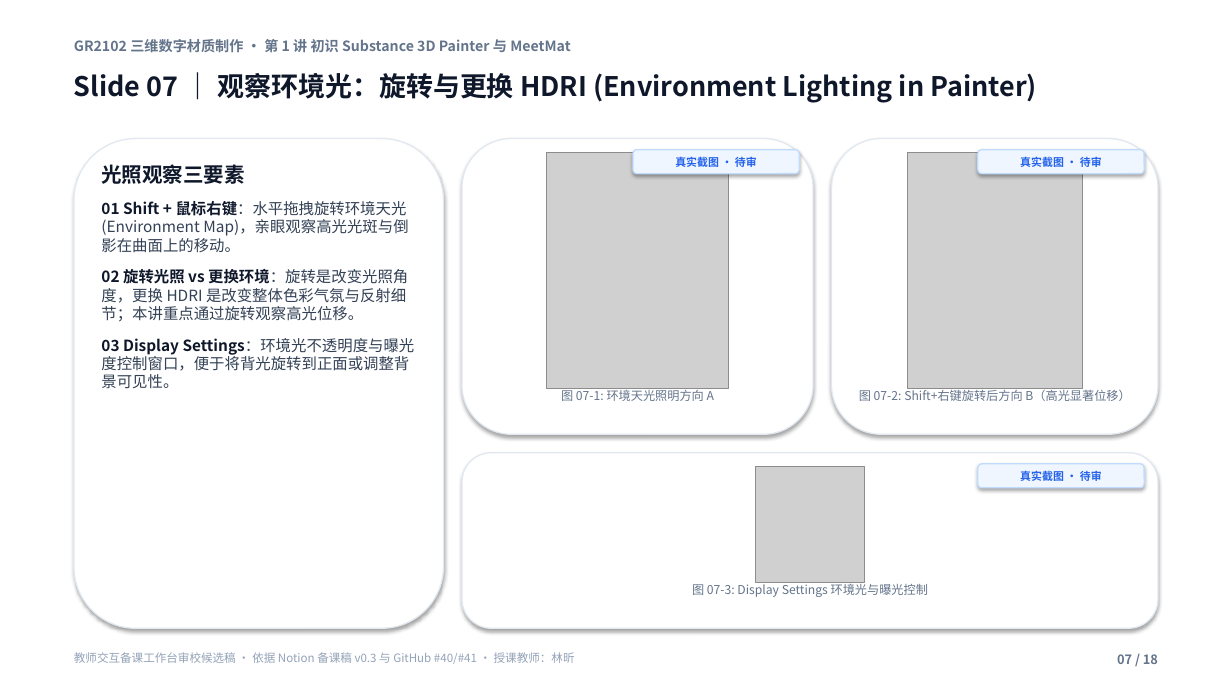
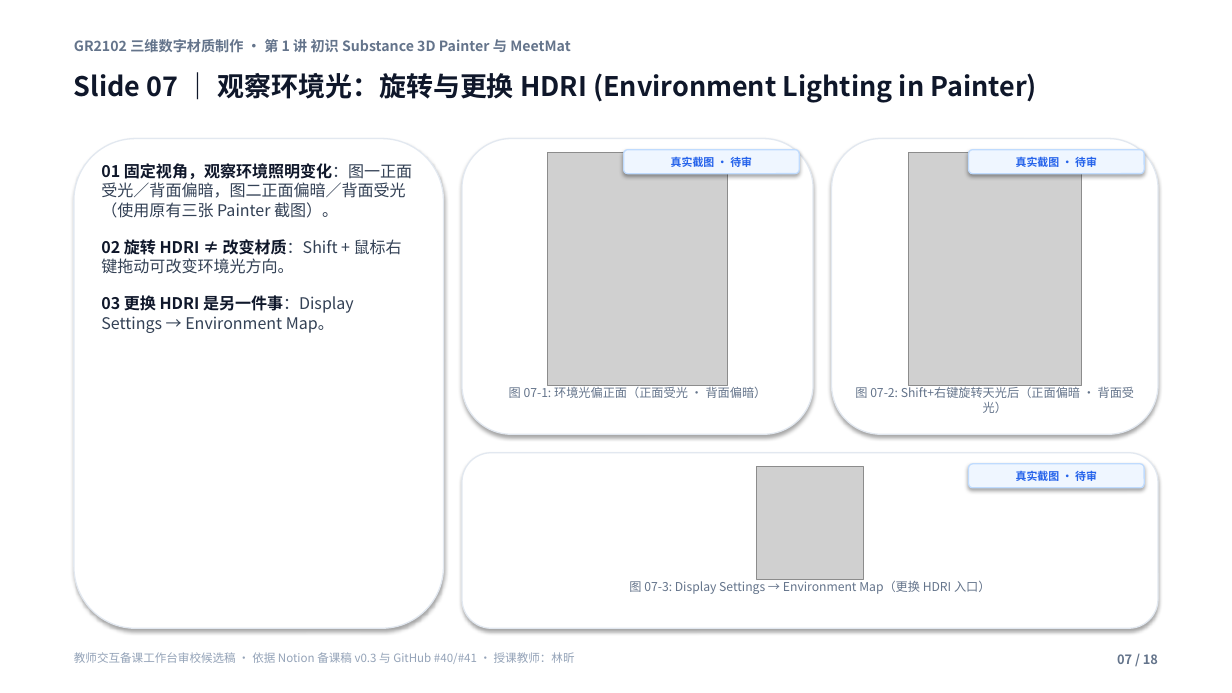
Before and after one commit to carllx/corso-pbr-materials, a slide deck: slide 7 of W1_MeetMat_18slides_teacher_review.pptx. Drawn at 1232x693 pixels with LibreOffice and Linux fonts; fonts in the diff are those of the drawing; grey boxes stand for pictures. Boxes give left, top, right and bottom in pixels: in the first picture for what was removed or moved away, otherwise in the second. Text is boxed around its words. In the diff, an @@ line names an element or a change of style, - is before the commit and + after.

Commit message:
fix(teaching): align Slide 10-12 with Notion v0.3 and refactor generator to data-driven (#40)
- Refactor build_w1_slides.py to dynamically render slide content and questions directly from slides_data.json
- Correct Slide 10 text to exact Notion spec (Roughness=0.05, X key auxiliary role)
- Align Slide 11 student follow-along steps without premature shortcut mandates (visible UI priority)
- Align Slide 12 title and questions with Microfacet reflection clarity focus
- Audit Slide 07 3rd screenshot confirming it depicts Display Settings -> Environment Map entrance rather than exposure/rotation
- Add Section 3 in image register auditing public repository licensing risks for 3rd-party assets (Slide 05 Molly commercial IP, Slide 12 textbook diagram)
- Regenerate W1_MeetMat_18slides_teacher_review.pptx, W1_MeetMat_18slides_preview.pdf, and W1_MeetMat_18slides_overview.png

```diff
--- a/W1_MeetMat_18slides_teacher_review.pptx
+++ b/W1_MeetMat_18slides_teacher_review.pptx
@@ text at [101,163,412,333]: text changed; size 12 to 12.5 pt @@
-光照观察三要素
-01 Shift + 鼠标右键：水平拖拽旋转环境天光 (Environment Map)，亲眼观察高光光斑与倒影在曲面上的移动。
-02 旋转光照 vs 更换环境：旋转是改变光照角度，更换 HDRI 是改变整体色彩气氛与反射细节；本讲重点通过旋转观察高光位移。
-03 Display Settings：环境光不透明度与曝光度控制窗口，便于将背光旋转到正面或调整背景可见性。
+01 固定视角，观察环境照明变化：图一正面受光／背面偏暗，图二正面偏暗／背面受光（使用原有三张 Painter 截图）。
+02 旋转 HDRI ≠ 改变材质：Shift + 鼠标右键拖动可改变环境光方向。
+03 更换 HDRI 是另一件事：Display Settings → Environment Map。
@@ rounded rectangle "真实截图 · 待审": place and size @@
-rounded rectangle "真实截图 · 待审" at [633,150,799,174]
+rounded rectangle "真实截图 · 待审" at [624,150,799,174]
@@ rounded rectangle "真实截图 · 待审": place and size @@
-rounded rectangle "真实截图 · 待审" at [978,150,1144,174]
+rounded rectangle "真实截图 · 待审" at [969,150,1144,174]
@@ text at [509,384,767,398]: text changed @@
-图 07-1: 环境天光照明方向 A
+图 07-1: 环境光偏正面（正面受光 · 背面偏暗）
@@ text at [855,384,1134,413]: text changed @@
-图 07-2: Shift+右键旋转后方向 B（高光显著位移）
+图 07-2: Shift+右键旋转天光后（正面偏暗 · 背面受光）
@@ rounded rectangle "真实截图 · 待审": place and size @@
-rounded rectangle "真实截图 · 待审" at [978,464,1144,488]
+rounded rectangle "真实截图 · 待审" at [969,464,1144,488]
@@ text at [629,578,990,594]: text changed @@
-图 07-3: Display Settings 环境光与曝光控制
+图 07-3: Display Settings → Environment Map（更换 HDRI 入口）
```
Also in this commit, not shown: 17 other slides changed, 5 other files.
